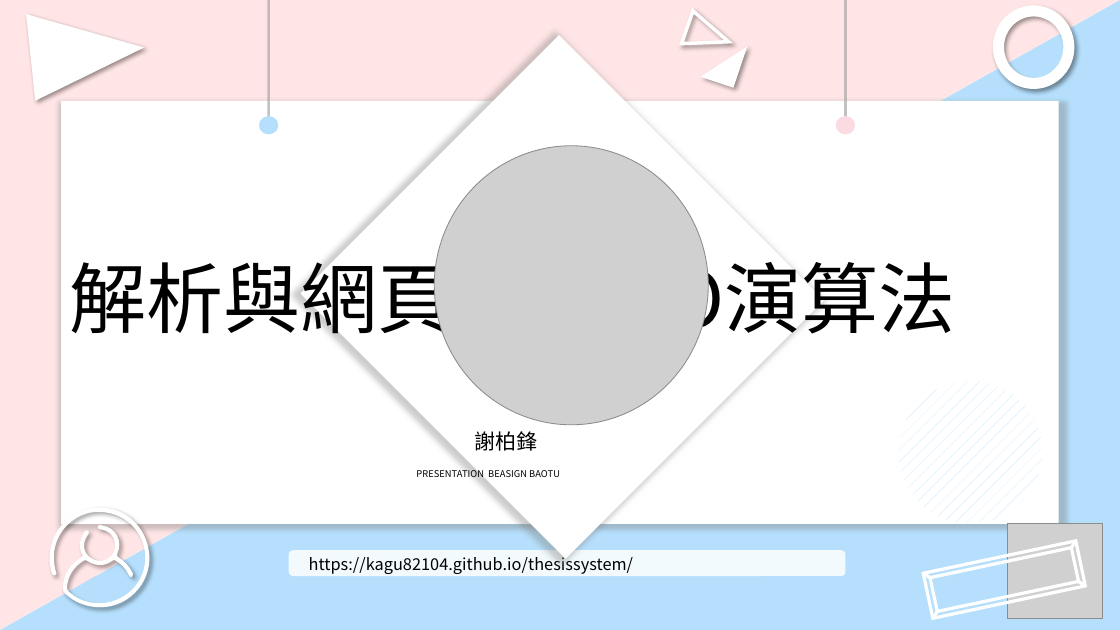
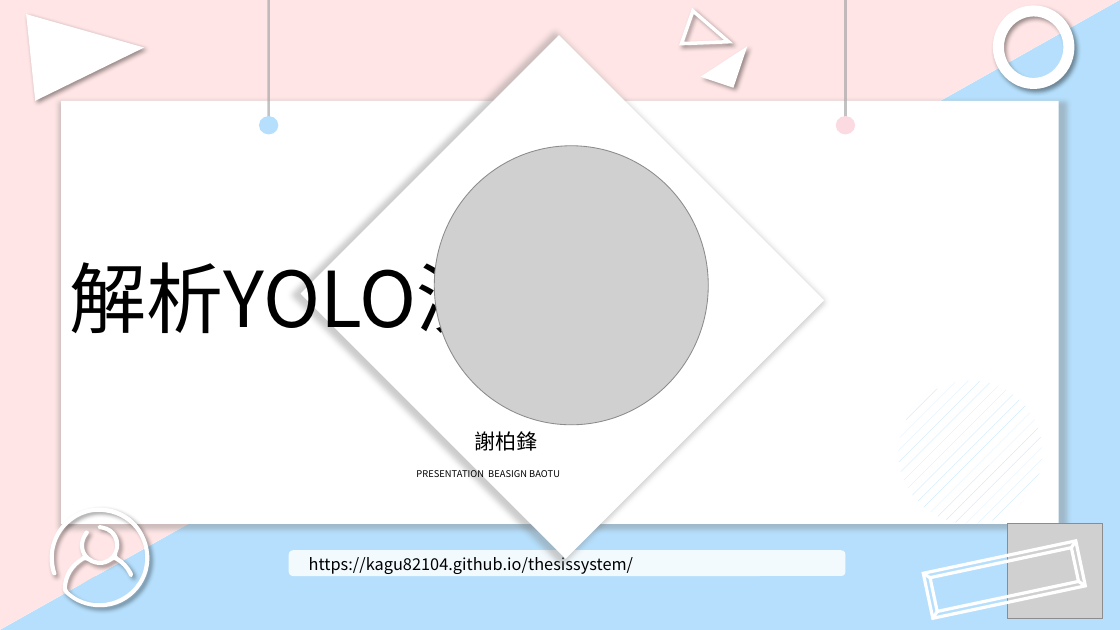
Before and after one commit to Kagu82104/thesissystem, a slide deck: slide 1 of ppt/thesis1.pptx. Drawn at 1120x630 pixels with LibreOffice and Linux fonts; fonts in the diff are those of the drawing; grey boxes stand for pictures. Boxes give left, top, right and bottom in pixels: in the first picture for what was removed or moved away, otherwise in the second. Text is boxed around its words. In the diff, an @@ line names an element or a change of style, - is before the commit and + after.

```diff
--- a/ppt/thesis1.pptx
+++ b/ppt/thesis1.pptx
@@ text at box(69, 249, 648, 346): text changed @@
-解析與網頁版YOLO演算法
+解析YOLO演算法
```
Also in this commit, not shown: 2 other slides changed.
